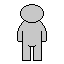
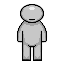
Revision of a layered 64px x 64px image; what changed, layer by layer:
showed "base", painted on it over left=16, top=4, right=48, bottom=60
added layer "Layer 3" above "Layer 2" over left=17, top=7, right=47, bottom=60
